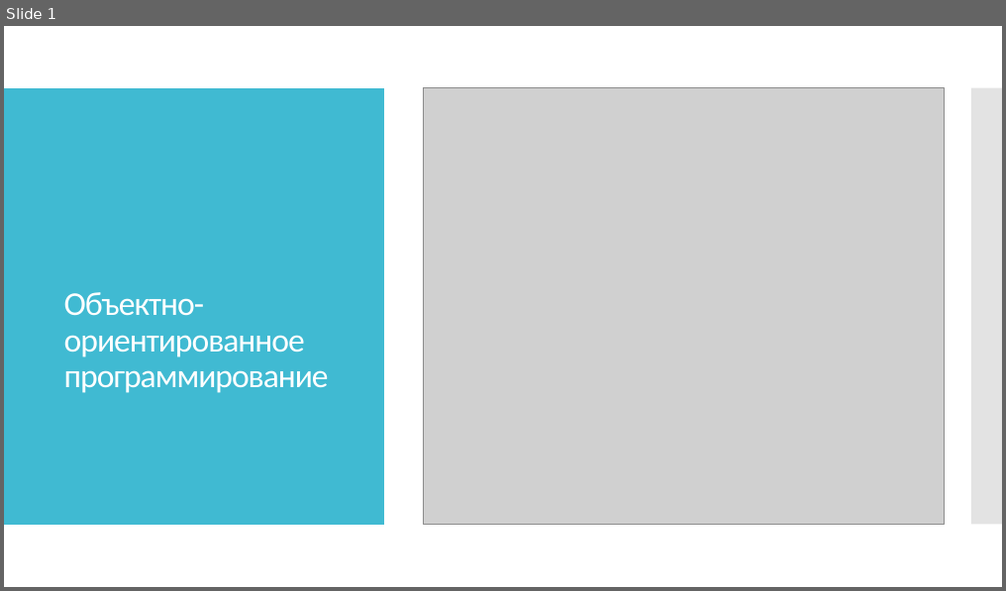
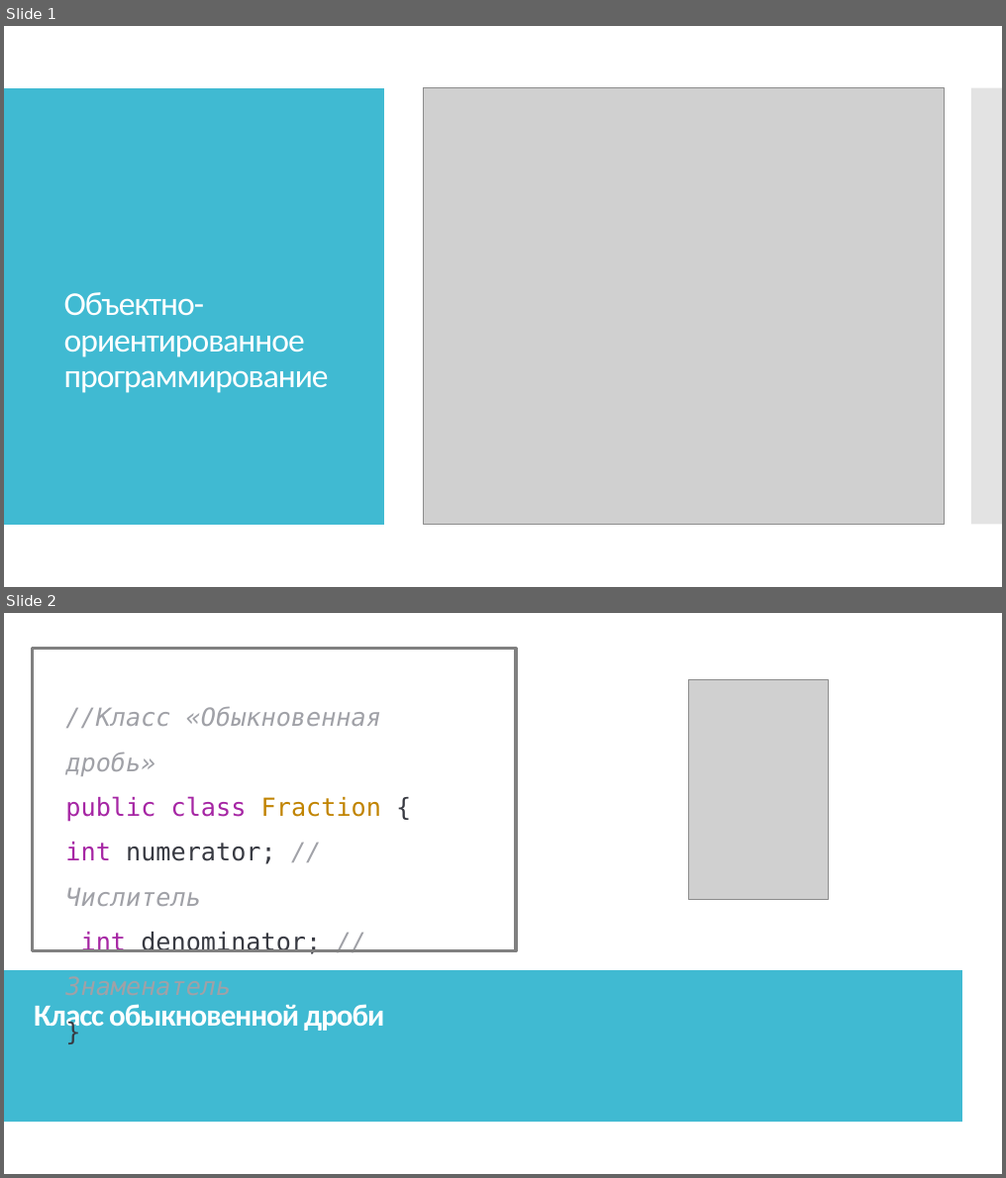
Before and after one commit to IriEfremova/LessonsCube, a slide deck: Samsung/Lesson12/PrincipOOP.pptx. Shown one above the other, each under a label of ours: slide 1 before the commit, slides 1 and 2 after it. The pictures are 1006x591 and 1006x1178 pixels, drawn with LibreOffice and Linux fonts; fonts in the diff are those of the drawing; grey boxes stand for pictures. Boxes give left, top, right and bottom in pixels: in the first picture for what was removed or moved away, otherwise in the second. Text is boxed around its words. In the diff, an @@ line names an element or a change of style, - is before the commit and + after.

```diff
--- a/Samsung/Lesson12/PrincipOOP.pptx
+++ b/Samsung/Lesson12/PrincipOOP.pptx
@@ slide 2 added at (4,613,1002,1174), background #FFFFFF; not listed: 2 template elements that a slide beside it also shows @@
@@ rectangle added at (4,613,1002,1174), fill #FFFFFF @@
@@ rectangle added at (33,649,516,951), outline #808080 3 pt @@
@@ picture added at (689,679,829,900) @@
@@ text added at (65,707,381,955), 24 pt, text #A0A1A7, italic @@
+//Класс «Обыкновенная дробь»
+public class Fraction {
+int numerator; // Числитель
+int denominator; // Знаменатель
+}
@@ rectangle added at (4,970,962,1123), fill #40BAD2 @@
@@ text added at (34,1004,384,1034), 29.6 pt, text #FFFFFF, bold @@
+Класс обыкновенной дроби
```
Also in this commit, not shown: 15 other slides added, 20 slides removed.
